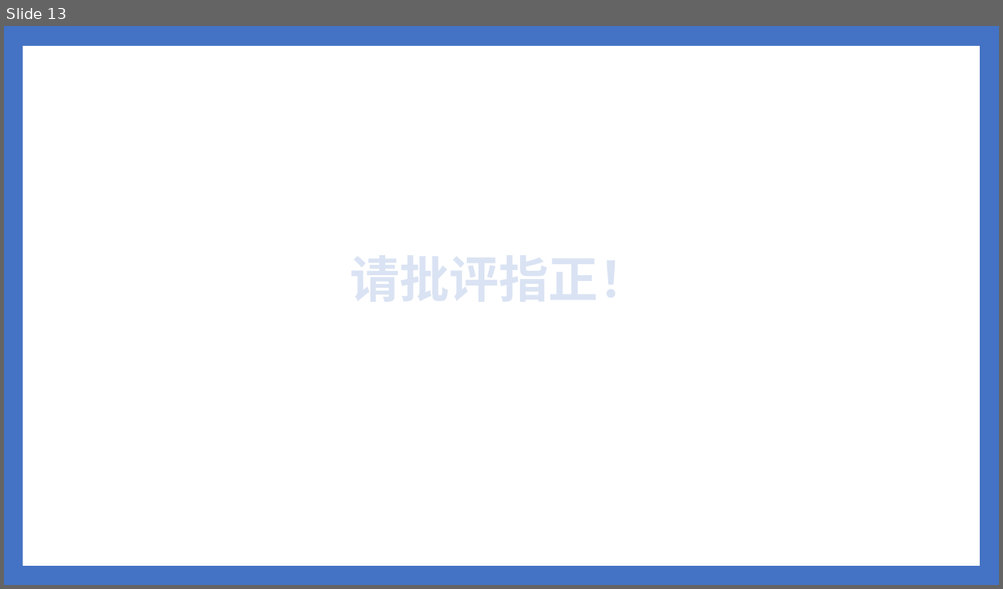
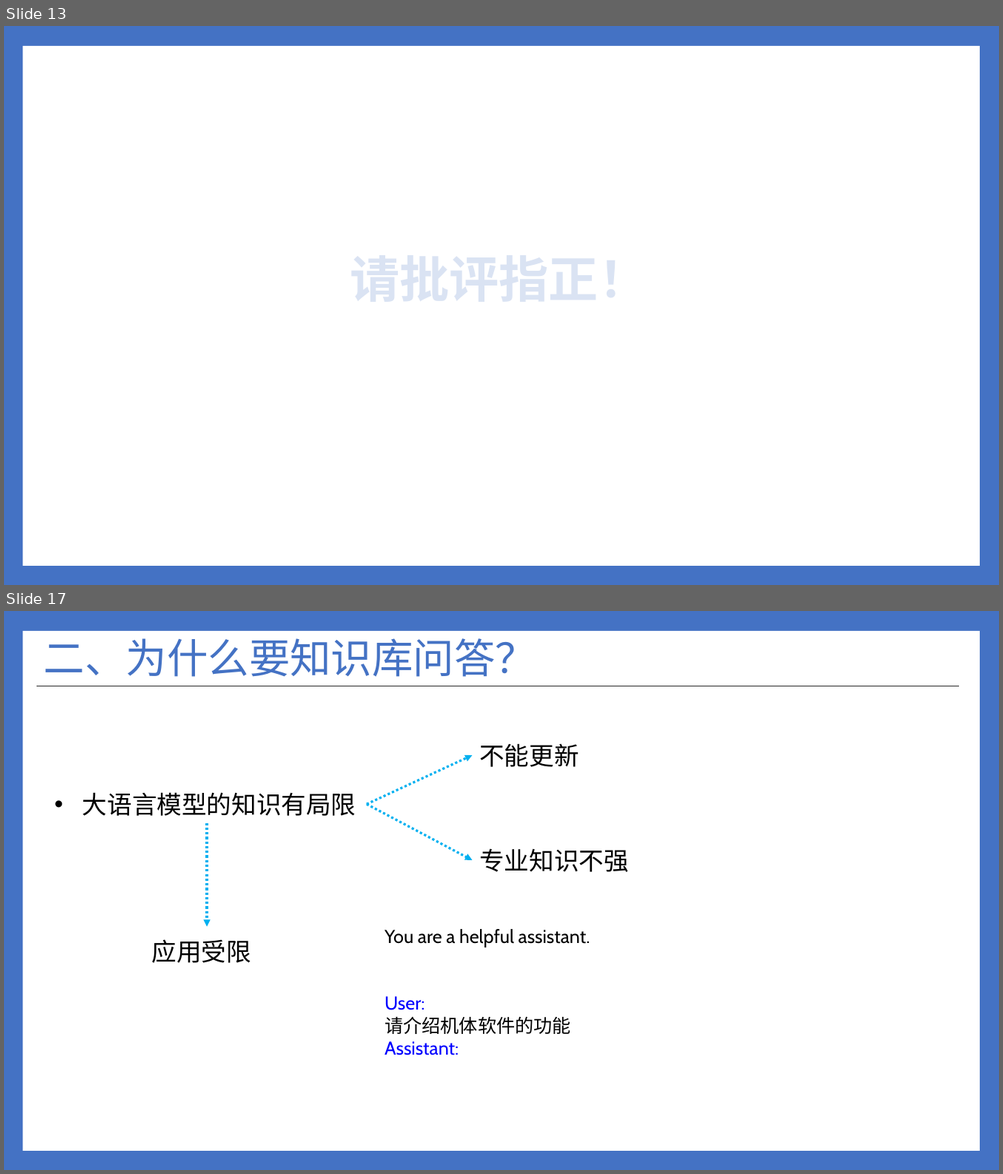
Before and after one commit to ylsdamxssjxxdd/eva, a slide deck: utils/软件介绍.pptx. Shown one above the other, each under a label of ours: slide 13 before the commit, slides 13 and 17 after it; the slides between them are not shown. The pictures are 1003x589 and 1003x1174 pixels, drawn with LibreOffice and Linux fonts; fonts in the diff are those of the drawing. Boxes give left, top, right and bottom in pixels: in the first picture for what was removed or moved away, otherwise in the second. Text is boxed around its words. In the diff, an @@ line names an element or a change of style, - is before the commit and + after.

```diff
--- a/utils/软件介绍.pptx
+++ b/utils/软件介绍.pptx
@@ slide 17 added at (4, 611, 999, 1170), background #4472C4; not listed: 1 template element that a slide beside it also shows @@
@@ title added at (44, 638, 536, 677), 39.6 pt, text #4472C4 @@
+二、为什么要知识库问答？
@@ line added from (36, 686) to (959, 686), #262626 1 pt @@
@@ text added at (479, 743, 578, 767), 24 pt, text #000000 @@
+不能更新
@@ arrow added from (367, 804) to (472, 756), #00B0F0 2.25 pt dashed @@
@@ text added at (82, 792, 356, 816), 24 pt, text #000000 @@
+• 大语言模型的知识有局限
@@ arrow added from (367, 804) to (472, 860), #00B0F0 2.25 pt dashed @@
@@ arrow added from (207, 823) to (207, 926), #00B0F0 2.25 pt dashed @@
@@ text added at (479, 849, 629, 872), 24 pt, text #000000 @@
+专业知识不强
@@ text added at (152, 940, 251, 963), 24 pt, text #000000 @@
+应用受限
@@ text added at (384, 929, 590, 1056), 18 pt, text #000000 @@
+You are a helpful assistant.
+User:
+请介绍机体软件的功能
+Assistant:
```
Also in this commit, not shown: 1 slide changed, 5 other slides added, 1 slide removed, 9 other files.
